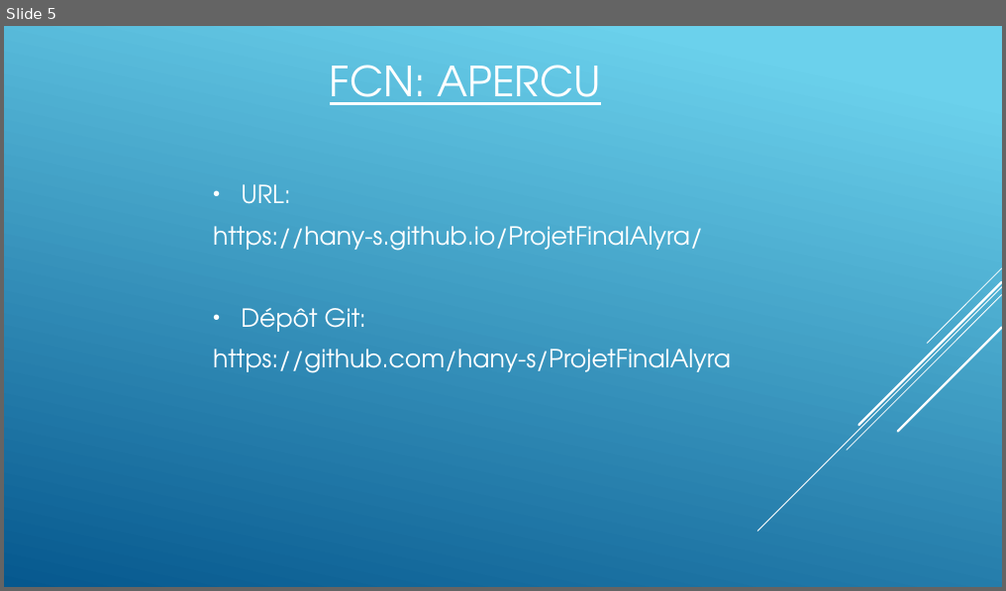
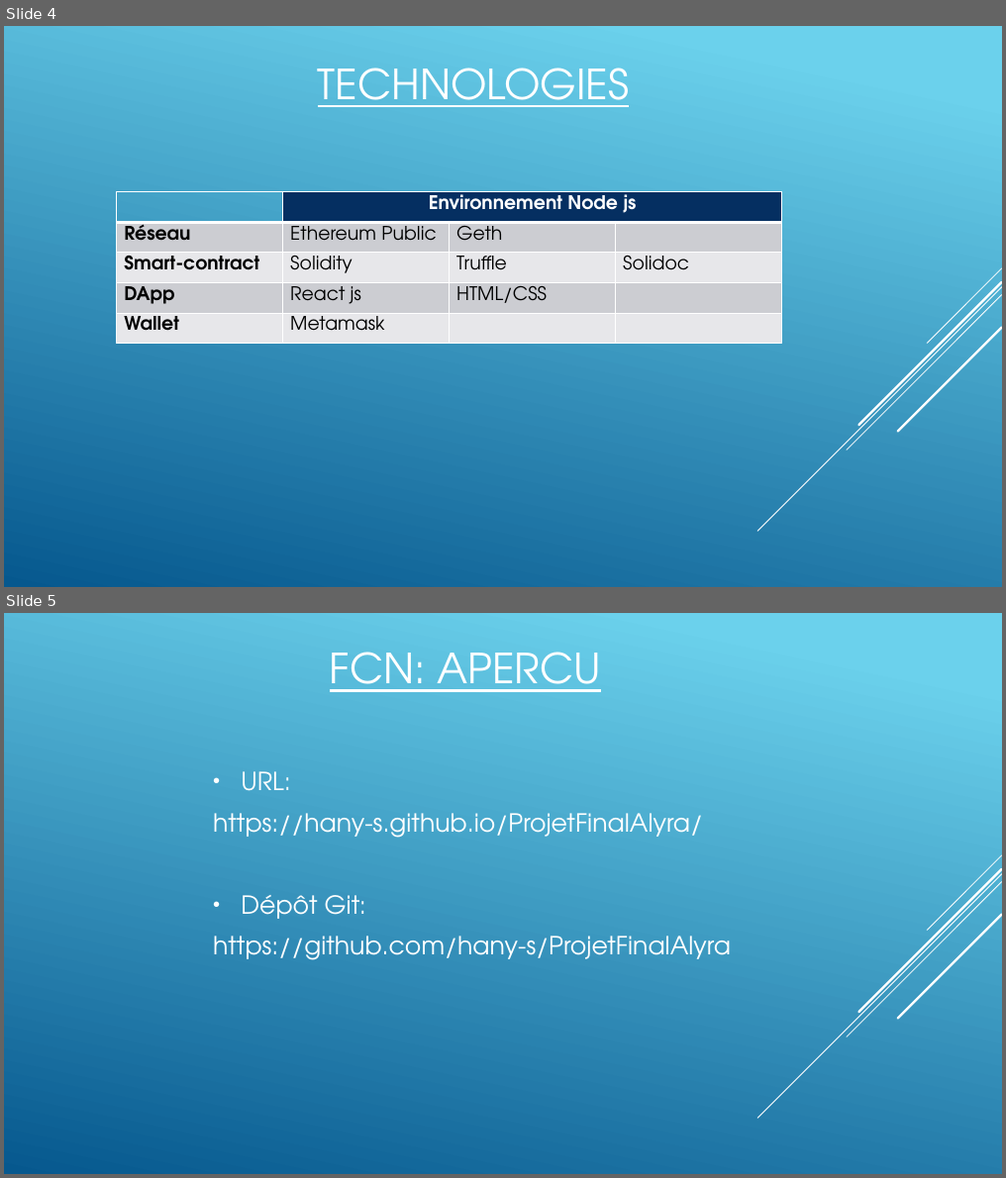
Before and after one commit to Louvivien/ProjetFinalAlyra, a slide deck: présentation/PROJET DE FIN D’ETUDE ALYRA - Hany Salah.pptx. Shown one above the other, each under a label of ours: slide 5 before the commit, slides 4 and 5 after it. The pictures are 1006x591 and 1006x1178 pixels, drawn with LibreOffice and Linux fonts; fonts in the diff are those of the drawing. Boxes give left, top, right and bottom in pixels: in the first picture for what was removed or moved away, otherwise in the second. Text is boxed around its words. In the diff, an @@ line names an element or a change of style, - is before the commit and + after.

```diff
--- a/présentation/PROJET DE FIN D’ETUDE ALYRA - Hany Salah.pptx
+++ b/présentation/PROJET DE FIN D’ETUDE ALYRA - Hany Salah.pptx
@@ slide 4 added at (4,26,1002,587), background gradient #6ED2EB to #06588E; not listed: 5 template elements that a slide beside it also shows @@
@@ title added at (318,68,629,107), 40 pt, text #FFFFFF, underline @@
+TECHNOLOGIES
@@ table added at (116,192,781,344), 5 rows, 4 columns @@
+ | Environnement Node js |  | 
+Réseau | Ethereum Public | Geth | 
+Smart-contract | Solidity | Truffle | Solidoc
+DApp | React js | HTML/CSS | 
+Wallet | Metamask |  | 
```
Also in this commit, not shown: 1 slide changed, 2 other slides added, 3 slides removed, 12 other files.
